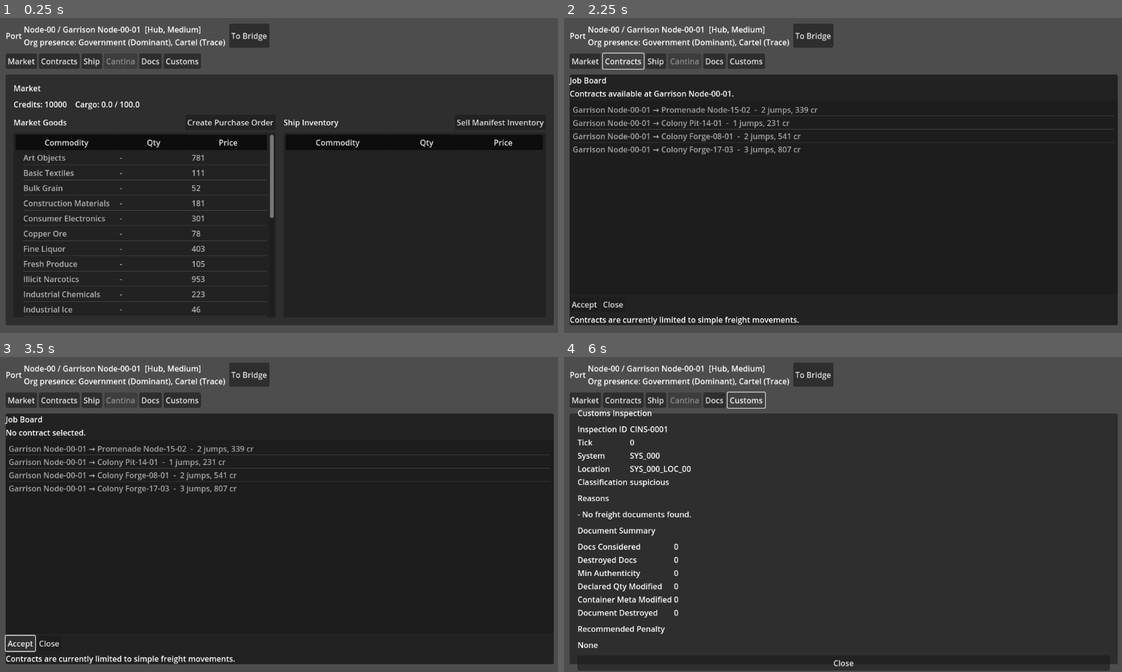
Above: before the commit, frames 1-4 (two rows, left to right).
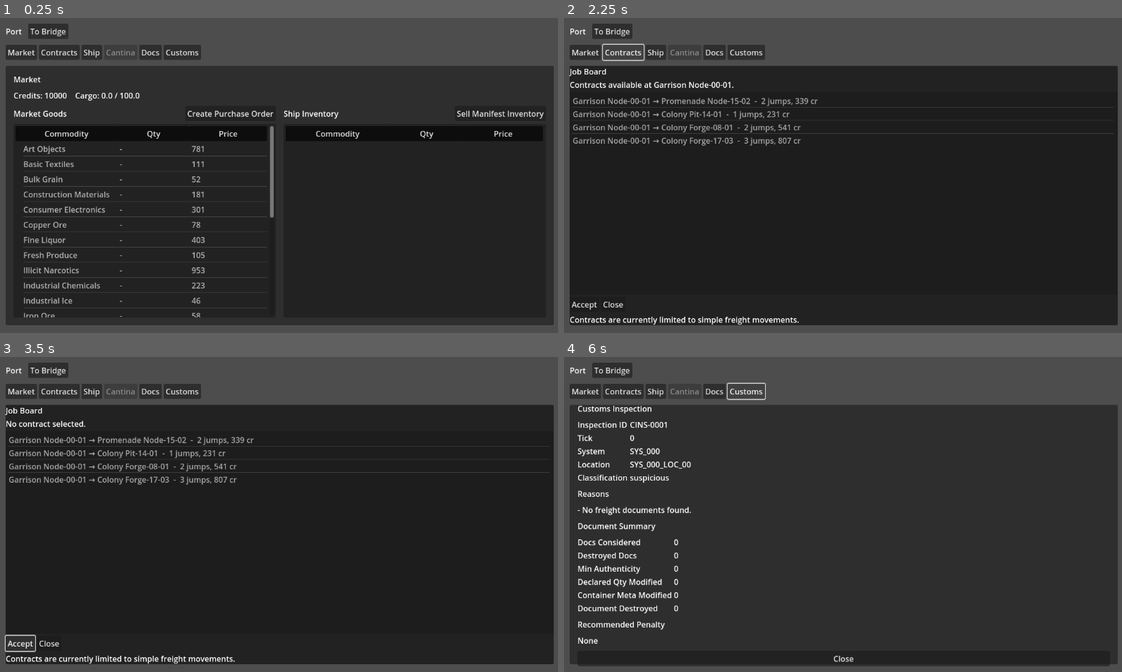
Above: after the commit, the same moments.

Repository: DKyd/Tiny-Cormorant
Game: Godot game, scene res://scenes/Port.tscn
The game is run twice, just before and just after one commit, with the same random seed, the same clock (stepped at 60 frames per second) and the same inputs. This scene is started directly instead of the project's main scene.
Inputs:
- Up to frame 1 (0.25 s): no input
- Up to frame 2 (2.25 s): click "To Bridge" at 0.5 s; click "Market" at 1.25 s; click "Contracts" at 2 s
- Up to frame 3 (3.5 s): click "Accept" at 2.75 s
- Up to frame 4 (6 s): click "Accept" at 3.5 s; click "Ship" at 4.25 s; click "Docs" at 5 s; click "Customs" at 5.75 s

The runs differ from the first frame. In frame 1, 12% of the frame differs, in the area x 1-100%, y 1-96%; in frame 2, 8.9%; in frame 3, 8.6%; in frame 4, 10%.
Error after the commit: Invalid call. Nonexistent function 'get_customs_pressure_bucket' in base 'Node (GameState.gd)'. (res://scripts/Port.gd:107)

Commit message:
issue-0064: surface customs pressure in port header (read-only)

Diff:
--- a/scripts/Port.gd
+++ b/scripts/Port.gd
@@ -104,6 +104,8 @@
 		loc_name = loc.get("name", "")
 		loc_type = loc.get("type", "")
 	var org_summary: String = _build_org_presence_summary(loc)
+	var customs_bucket: String = GameState.get_customs_pressure_bucket()
+	var customs_line := "Customs: %s" % customs_bucket
 
 	if loc_name != "":
 		var base_line := "%s / %s  [%s, %s]" % [
@@ -112,20 +114,20 @@
 			sys_type.capitalize(),
 			sec.capitalize()
 		]
+		var parts: Array = [base_line, customs_line]
 		if org_summary != "":
-			system_info_label.text = "%s\n%s" % [base_line, org_summary]
-		else:
-			system_info_label.text = base_line
+			parts.append(org_summary)
+		system_info_label.text = "\n".join(parts)
 	else:
 		var base_line := "%s  [%s, %s]" % [
 			sys_name,
 			sys_type.capitalize(),
 			sec.capitalize()
 		]
+		var parts: Array = [base_line, customs_line]
 		if org_summary != "":
-			system_info_label.text = "%s\n%s" % [base_line, org_summary]
-		else:
-			system_info_label.text = base_line
+			parts.append(org_summary)
+		system_info_label.text = "\n".join(parts)
 
 
 func _location_has_space(space_name: String) -> bool:
Not shown, changed: codex/runs/ACTIVE_RUN.txt
Not shown, added: codex/runs/issue-0064-customs-pressure-ui/job.md
Not shown, added: codex/runs/issue-0064-customs-pressure-ui/results.md
